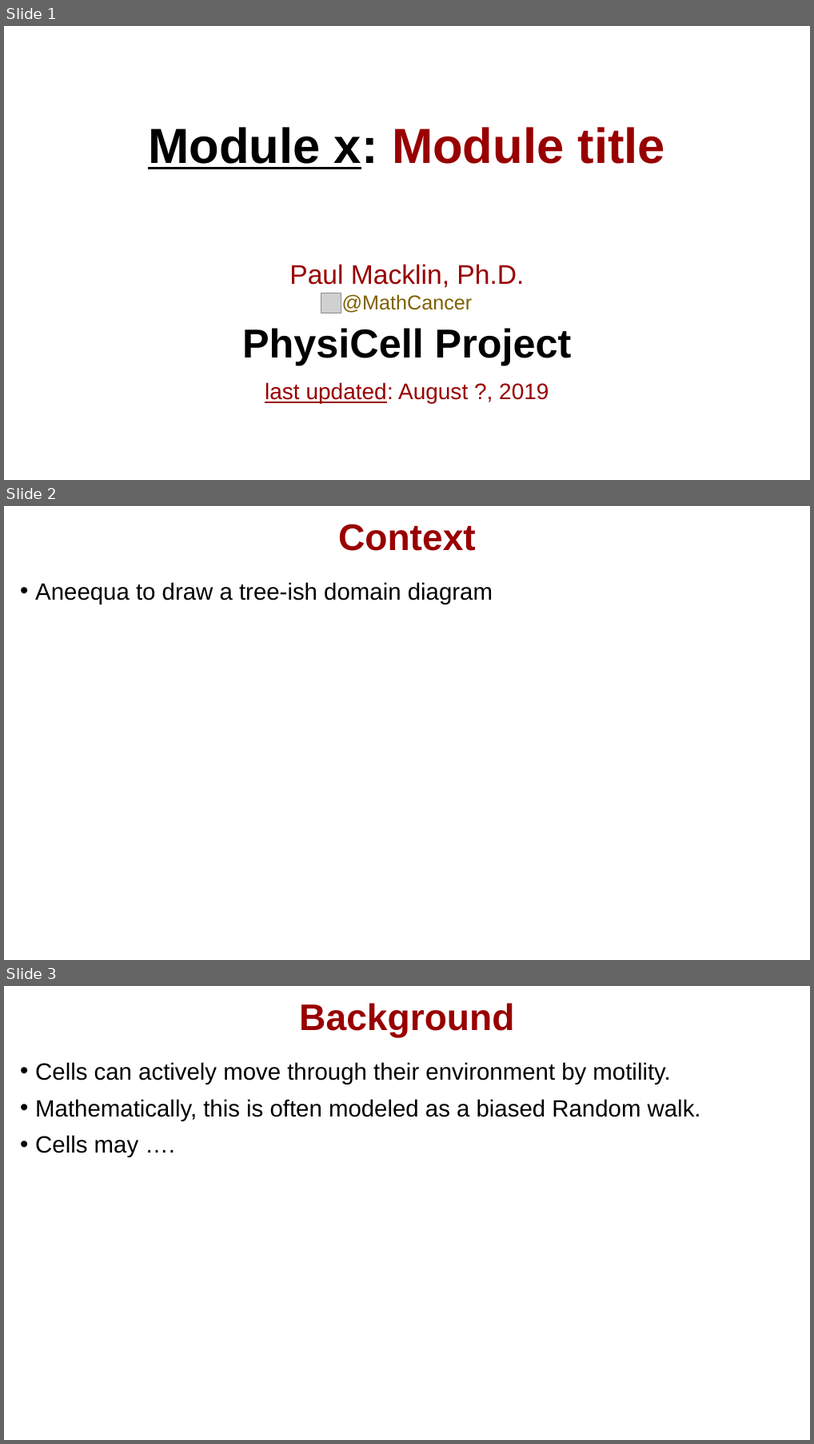
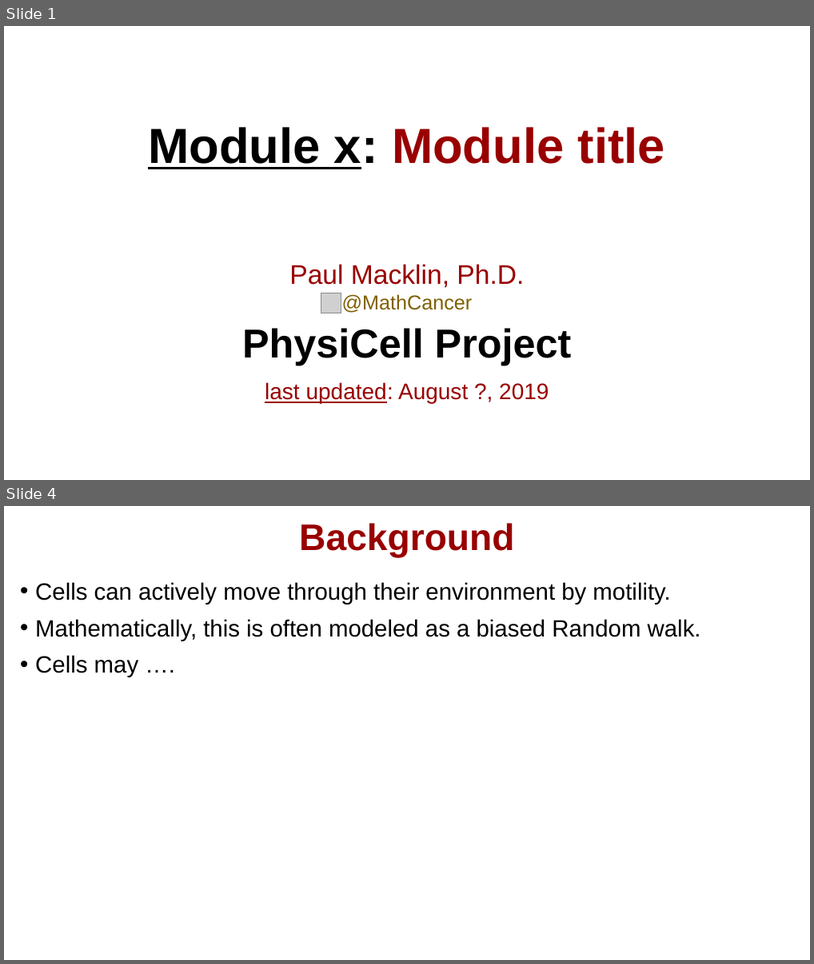
Before and after one commit to physicell-training/Presentation-Template, a slide deck: PhysiCell-Template (v3).pptx. Shown one above the other, each under a label of ours: slides 1, 2 and 3 before the commit, slides 1 and 4 after it; the slides between them are not shown. The pictures are 814x1444 and 814x964 pixels, drawn with LibreOffice and Linux fonts; fonts in the diff are those of the drawing; grey boxes stand for pictures; background and template pictures are left out. Boxes give left, top, right and bottom in pixels: in the first picture for what was removed or moved away, otherwise in the second. Text is boxed around its words. In the diff, an @@ line names an element or a change of style, - is before the commit and + after.

```diff
--- a/PhysiCell-Template (v3).pptx
+++ b/PhysiCell-Template (v3).pptx
@@ slide 2 removed at <box>4,506,810,960</box>, background #FFFFFF @@
@@ title removed at <box>338,524,476,551</box> @@
-Context
@@ text removed at <box>35,582,493,604</box> @@
-• Aneequa to draw a tree-ish domain diagram
@@ what was slide 3 is now slide 4 @@
```
Also in this commit, not shown: 2 slides added.
